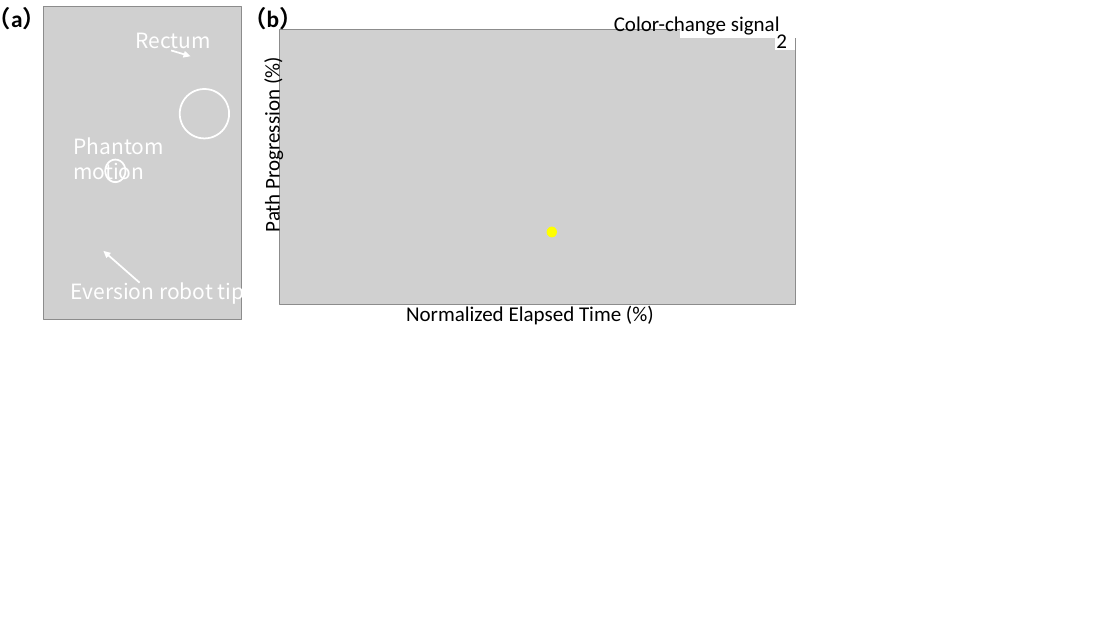
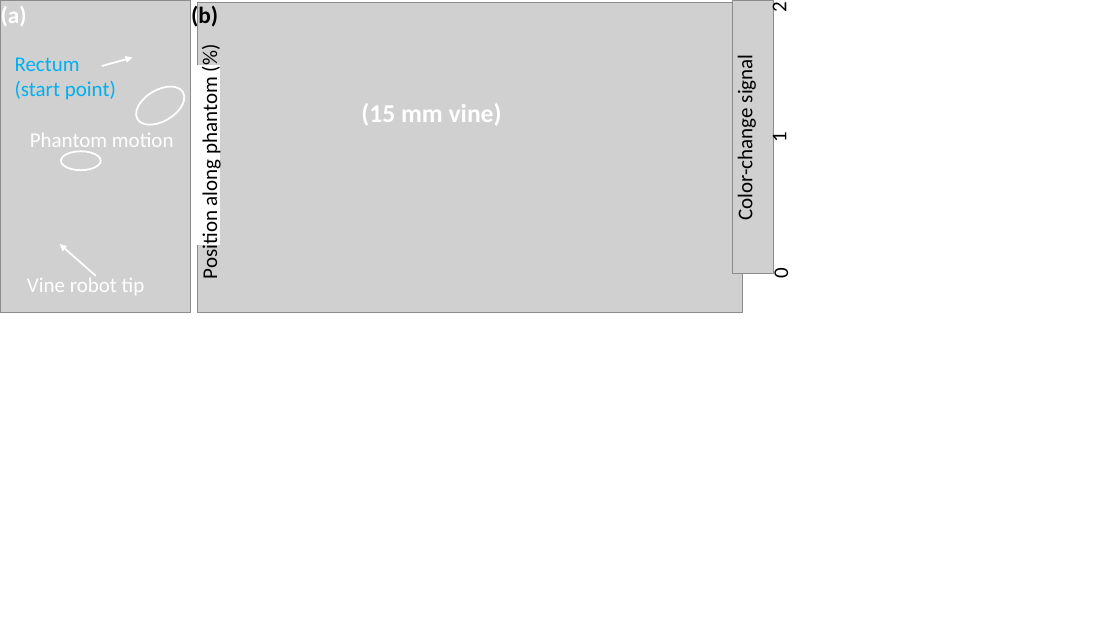
Before and after one commit to cqz123321/Eversion_tracker, a slide deck: slide 4 of Fig for Paper/signalcompare.pptx. Drawn at 1120x630 pixels with LibreOffice and Linux fonts; fonts in the diff are those of the drawing; grey boxes stand for pictures. Boxes give left, top, right and bottom in pixels: in the first picture for what was removed or moved away, otherwise in the second. Text is boxed around its words. In the diff, an @@ line names an element or a change of style, - is before the commit and + after.

```diff
--- a/Fig for Paper/signalcompare.pptx
+++ b/Fig for Paper/signalcompare.pptx
@@ picture: place and size @@
-picture at bbox=[44, 7, 242, 319]
+picture at bbox=[0, 0, 191, 313]
@@ text at bbox=[1, 6, 27, 26]: text changed; text colour #000000 to #FFFFFF @@
-（a）
+(a)
@@ text at bbox=[191, 3, 218, 29]: text changed @@
-（b）
+(b)
@@ picture: place and size @@
-picture at bbox=[280, 29, 796, 304]
+picture at bbox=[197, 3, 743, 313]
@@ rectangle removed at bbox=[681, 21, 807, 37] @@
@@ picture added at bbox=[733, 0, 775, 273] @@
@@ text "2" at bbox=[766, 3, 792, 13]: rotation 0 to 270 degrees @@
@@ text "2": place and size @@
-text "2" at bbox=[776, 34, 787, 55]
+text "2" at bbox=[766, 3, 792, 13]
@@ text "Rectum": place and size @@
-text "Rectum" at bbox=[136, 33, 211, 53]
+text "Rectum" at bbox=[15, 57, 116, 100]
@@ text at bbox=[15, 57, 80, 71]: font Noto Sans CJK SC to Calibri, text colour #FFFFFF to #00B0F0 in "Rectum" @@
@@ arrow moved from (171, 50) - (191, 56) to (102, 66) - (133, 57) @@
@@ text "Color-change signal": place and size @@
-text "Color-change signal" at bbox=[614, 16, 780, 37]
+text "Color-change signal" at bbox=[732, 58, 758, 217]
@@ text "Color-change signal" at bbox=[732, 58, 758, 217]: rotation 0 to 270 degrees @@
@@ rectangle removed at bbox=[776, 31, 794, 50] @@
@@ text at bbox=[15, 81, 116, 100]: paragraph added @@
+(start point)
@@ ellipse at bbox=[129, 79, 191, 132]: rotation 0 to 329 degrees @@
@@ rectangle added at bbox=[197, 66, 219, 245], fill #FFFFFF, outline #FFFFFF 1.5 pt @@
@@ text added at bbox=[197, 84, 223, 277], 18 pt, text #000000 @@
+Position along phantom (%)
@@ text removed at bbox=[260, 100, 286, 231] @@
-Path Progression (%)
@@ text added at bbox=[361, 104, 502, 125], 22 pt, text #FFFFFF, bold @@
+(15 mm vine)
@@ text "Phantom motion": place and size @@
-text "Phantom motion" at bbox=[74, 138, 164, 183]
+text "Phantom motion" at bbox=[30, 133, 174, 154]
@@ text "Phantom motion" at bbox=[30, 133, 174, 154]: font Noto Sans CJK SC to Calibri @@
@@ text added at bbox=[766, 133, 792, 143], 18 pt, text #000000 @@
+1
@@ ellipse: place and size @@
-ellipse at bbox=[105, 160, 125, 182]
+ellipse at bbox=[61, 151, 101, 171]
@@ ellipse removed at bbox=[548, 228, 556, 237] @@
@@ arrow moved from (139, 283) - (103, 251) to (96, 276) - (60, 245) @@
@@ text added at bbox=[768, 269, 794, 278], 18 pt, text #000000 @@
+0
@@ text at bbox=[27, 275, 145, 295]: text changed; font Noto Sans CJK SC to Calibri @@
-Eversion robot tip
+Vine robot tip
@@ text removed at bbox=[406, 304, 621, 325] @@
-Normalized Elapsed Time (%)
```
Also in this commit, not shown: 2 slides added, 9 other files.
